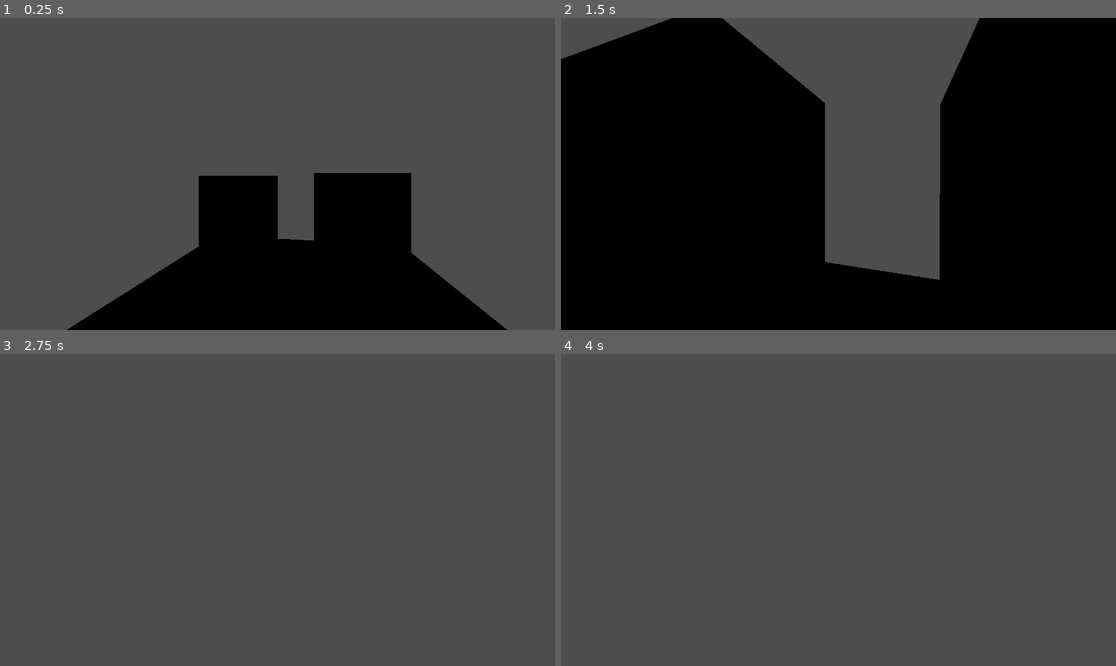
Above: before the commit, frames 1-4 (two rows, left to right).
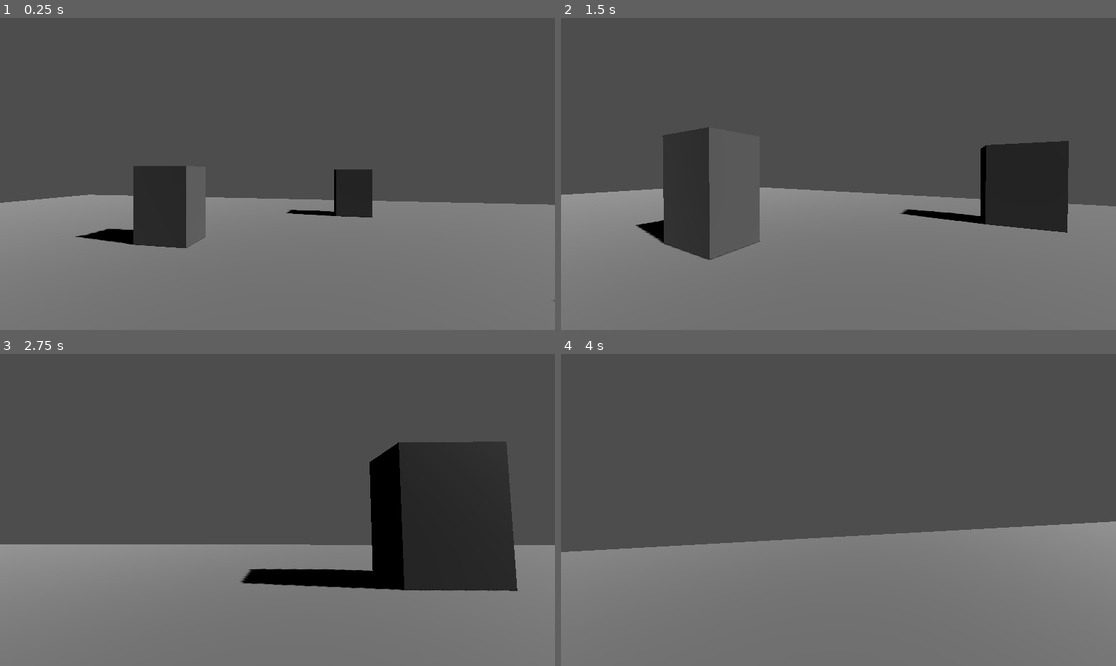
Above: after the commit, the same moments.

Repository: raskolnikov23/ashesofafriend
Game: Godot game, scene res://scene.tscn
The game is run twice, just before and just after one commit, with the same random seed, the same clock (stepped at 60 frames per second) and the same inputs.
Inputs (mouse positions are in pixels of both pictures, inside the frame that each line leads up to):
- Up to frame 1 (0.25 s): no input
- Up to frame 2 (1.5 s): move the mouse to (866, 174) at 0.52 s; hold W (move_forward) from 0.53 s (still down); tap Space (jump) at 0.77 s; move the mouse to (810, 174) at 1.27 s
- Up to frame 3 (2.75 s): keep holding W (move_forward); tap Space (jump) at 1.52 s; move the mouse to (288, 503) at 2.02 s
- Up to frame 4 (4 s): keep holding W (move_forward); move the mouse to (832, 516) at 2.77 s; tap Space (jump) at 3.02, 3.77 s; move the mouse to (877, 513) at 3.52 s

The runs differ from the first frame. In frame 1, 45% of the frame differs, in the area x 0-100%, y 47-100%; in frame 2, 83%, in the area x 0-100%, y 0-100%; in frame 3, 47%; in frame 4, 41%.

Commit message:
update level, add light, update namings

Diff:
--- /dev/null
+++ b/box.tscn
@@ -0,0 +1,18 @@
+[gd_scene load_steps=4 format=3 uid="uid://cx5llswqiy7o7"]
+
+[sub_resource type="StandardMaterial3D" id="StandardMaterial3D_f1pvk"]
+albedo_color = Color(0.160784, 0.160784, 0.160784, 1)
+
+[sub_resource type="BoxMesh" id="BoxMesh_prfu8"]
+material = SubResource("StandardMaterial3D_f1pvk")
+
+[sub_resource type="BoxShape3D" id="BoxShape3D_4uwuu"]
+
+[node name="Box" type="MeshInstance3D"]
+transform = Transform3D(2.48392, 0, 0, 0, 3.48776, 0, 0, 0, 1.56637, -1.77908, 1.42076, 2.50209)
+mesh = SubResource("BoxMesh_prfu8")
+
+[node name="StaticBody3D" type="StaticBody3D" parent="."]
+
+[node name="CollisionShape3D" type="CollisionShape3D" parent="StaticBody3D"]
+shape = SubResource("BoxShape3D_4uwuu")
--- a/player.tscn
+++ b/player.tscn
@@ -6,10 +6,10 @@
 
 [sub_resource type="CapsuleMesh" id="CapsuleMesh_cfmi3"]
 
-[node name="CharacterBody3D" type="CharacterBody3D" node_paths=PackedStringArray("cameraController")]
+[node name="Player" type="CharacterBody3D" node_paths=PackedStringArray("cameraController")]
 transform = Transform3D(1, 0, 0, 0, 1, 0, 0, 0, 1, 2.08165e-12, 2.08165e-12, 2.08165e-12)
 script = ExtResource("1_f3ae5")
-cameraController = NodePath("Camera/Camera3D")
+cameraController = NodePath("CollisionShape3D/Camera3D")
 
 [node name="CollisionShape3D" type="CollisionShape3D" parent="."]
 transform = Transform3D(1, 0, 0, 0, 1, 0, 0, 0, 1, 2.08165e-12, 1, 2.08165e-12)
@@ -18,7 +18,5 @@
 [node name="MeshInstance3D" type="MeshInstance3D" parent="CollisionShape3D"]
 mesh = SubResource("CapsuleMesh_cfmi3")
 
-[node name="Camera" type="Node3D" parent="."]
-transform = Transform3D(1, 0, 0, 0, 1, 0, 0, 0, 1, 2.08165e-12, 1.5, 2.08165e-12)
-
-[node name="Camera3D" type="Camera3D" parent="Camera"]
+[node name="Camera3D" type="Camera3D" parent="CollisionShape3D"]
+transform = Transform3D(1, 0, 0, 0, 1, 0, 0, 0, 1, 0, 0.5, 0)
--- a/scene.tscn
+++ b/scene.tscn
@@ -1,6 +1,7 @@
-[gd_scene load_steps=9 format=3 uid="uid://dh1jjlexo1dvt"]
+[gd_scene load_steps=6 format=3 uid="uid://dh1jjlexo1dvt"]
 
 [ext_resource type="PackedScene" uid="uid://buimtrdinj8dt" path="res://player.tscn" id="1_knb4n"]
+[ext_resource type="PackedScene" uid="uid://cx5llswqiy7o7" path="res://box.tscn" id="2_52t8d"]
 
 [sub_resource type="StandardMaterial3D" id="StandardMaterial3D_40bqq"]
 albedo_color = Color(0.239216, 0.239216, 0.239216, 1)
@@ -10,22 +11,10 @@
 
 [sub_resource type="BoxShape3D" id="BoxShape3D_1c511"]
 
-[sub_resource type="StandardMaterial3D" id="StandardMaterial3D_f1pvk"]
-albedo_color = Color(0.160784, 0.160784, 0.160784, 1)
-
-[sub_resource type="BoxMesh" id="BoxMesh_prfu8"]
-material = SubResource("StandardMaterial3D_f1pvk")
-
-[sub_resource type="StandardMaterial3D" id="StandardMaterial3D_bech6"]
-albedo_color = Color(0, 0, 0, 1)
-
-[sub_resource type="BoxMesh" id="BoxMesh_epjfg"]
-material = SubResource("StandardMaterial3D_bech6")
-
 [node name="Node" type="Node"]
 
 [node name="Floor" type="MeshInstance3D" parent="."]
-transform = Transform3D(8.48423, 0, 0, 0, 0.165405, 0, 0, 0, 10.6662, 2.08165e-12, 2.08165e-12, 2.08165e-12)
+transform = Transform3D(64.0909, 0, 0, 0, 0.165142, 0, 0, 0, 41.0577, 2.08165e-12, 2.08165e-12, 2.08165e-12)
 mesh = SubResource("BoxMesh_32hqt")
 
 [node name="StaticBody3D" type="StaticBody3D" parent="Floor"]
@@ -34,13 +23,31 @@
 [node name="CollisionShape3D" type="CollisionShape3D" parent="Floor/StaticBody3D"]
 shape = SubResource("BoxShape3D_1c511")
 
-[node name="MeshInstance3D2" type="MeshInstance3D" parent="."]
-transform = Transform3D(2.48392, 0, 0, 0, 3.48776, 0, 0, 0, 1.56637, -1.77908, 1.42076, 2.50209)
-mesh = SubResource("BoxMesh_prfu8")
-
-[node name="MeshInstance3D3" type="MeshInstance3D" parent="."]
-transform = Transform3D(2.08443, 0, 0, 0, 2.92683, 0, 0, 0, 1.31445, 1.68939, 1.61581, 1.89512)
-mesh = SubResource("BoxMesh_epjfg")
-
 [node name="CharacterBody3D" parent="." instance=ExtResource("1_knb4n")]
 transform = Transform3D(-0.984808, 2.82922e-16, -0.173648, 3.48787e-16, 1, -3.48787e-16, 0.173648, -4.04054e-16, -0.984808, -0.508295, 1.95644, -4.10944)
+
+[node name="MeshInstance3D2" parent="." instance=ExtResource("2_52t8d")]
+transform = Transform3D(2.48392, 0, 0, 0, 3.48776, 0, 0, 0, 1.56637, -3.36025, 1.72319, 11.858)
+
+[node name="MeshInstance3D3" parent="." instance=ExtResource("2_52t8d")]
+transform = Transform3D(2.48392, 0, 0, 0, 3.48776, 0, 0, 0, 1.56637, 5.87954, 1.72319, 4.22794)
+
+[node name="MeshInstance3D4" parent="." instance=ExtResource("2_52t8d")]
+transform = Transform3D(2.48392, 0, 0, 0, 3.48776, 0, 0, 0, 1.56637, 5.87954, 1.72319, -15.5491)
+
+[node name="MeshInstance3D5" parent="." instance=ExtResource("2_52t8d")]
+transform = Transform3D(2.48392, 0, 0, 0, 3.48776, 0, 0, 0, 1.56637, 12.846, 1.72319, -6.20803)
+
+[node name="MeshInstance3D6" parent="." instance=ExtResource("2_52t8d")]
+transform = Transform3D(2.48392, 0, 0, 0, 3.48776, 0, 0, 0, 1.56637, -11.2189, 1.72319, 0.641138)
+
+[node name="MeshInstance3D7" parent="." instance=ExtResource("2_52t8d")]
+transform = Transform3D(2.48392, 0, 0, 0, 3.48776, 0, 0, 0, 1.56637, -11.2189, 1.72319, -7.59428)
+
+[node name="DirectionalLight3D" type="DirectionalLight3D" parent="."]
+transform = Transform3D(-0.128856, -0.645365, -0.752928, -0.285089, -0.703097, 0.651444, -0.9498, 0.298594, -0.0933887, 0, 2.73307, 0)
+light_energy = 3.93
+shadow_enabled = true
+
+[node name="Box" parent="." instance=ExtResource("2_52t8d")]
+transform = Transform3D(2.48392, 0, 0, 0, 3.48776, 0, 0, 0, 1.56637, -6.99281, 0.082571, -14.4433)
--- a/scripts/player_movement.gd
+++ b/scripts/player_movement.gd
@@ -3,7 +3,7 @@
 @export var cameraController : Camera3D
 var speed = 5.0
 var jumpvelocity = 4.5
-var mousesens = 0.1
+var mousesens = 0.2
 var tiltlowlimit = deg_to_rad(-90) # kapec := ?
 var tiltuplimit = deg_to_rad(90)
 var mousedelta : Vector2
